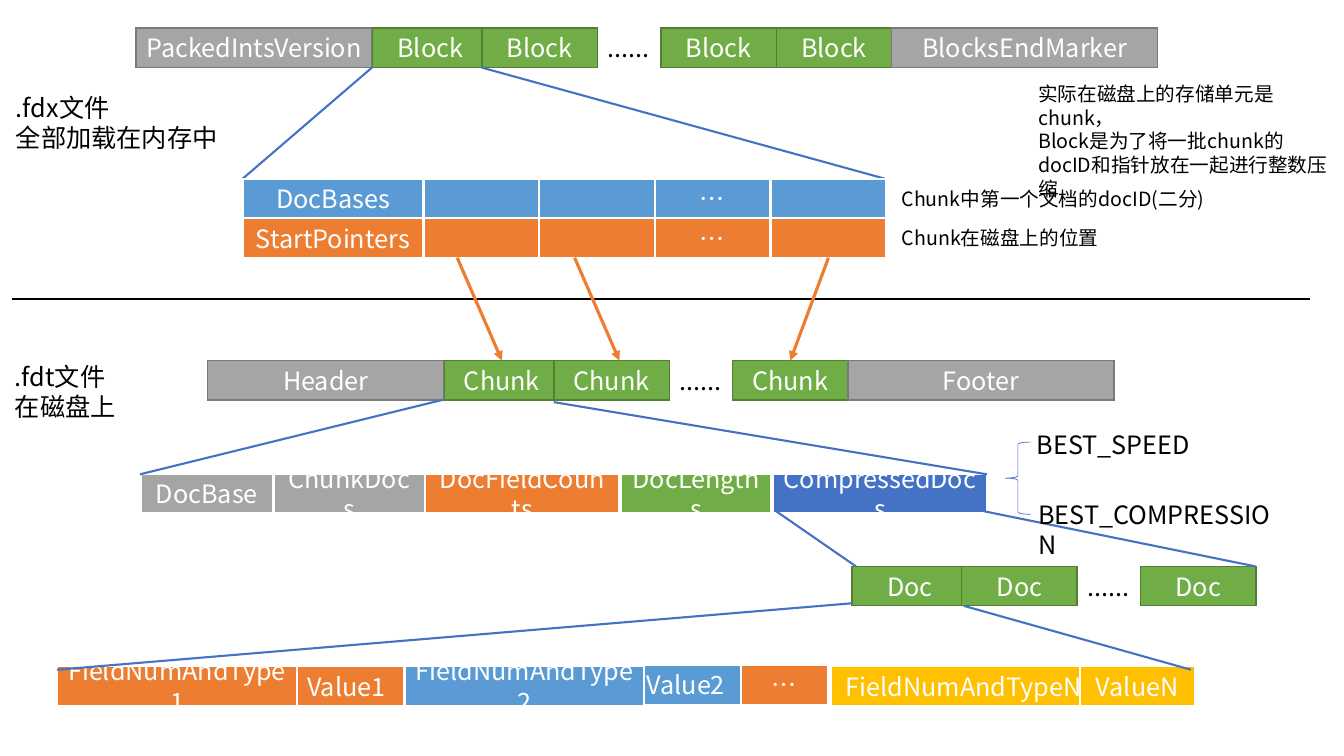
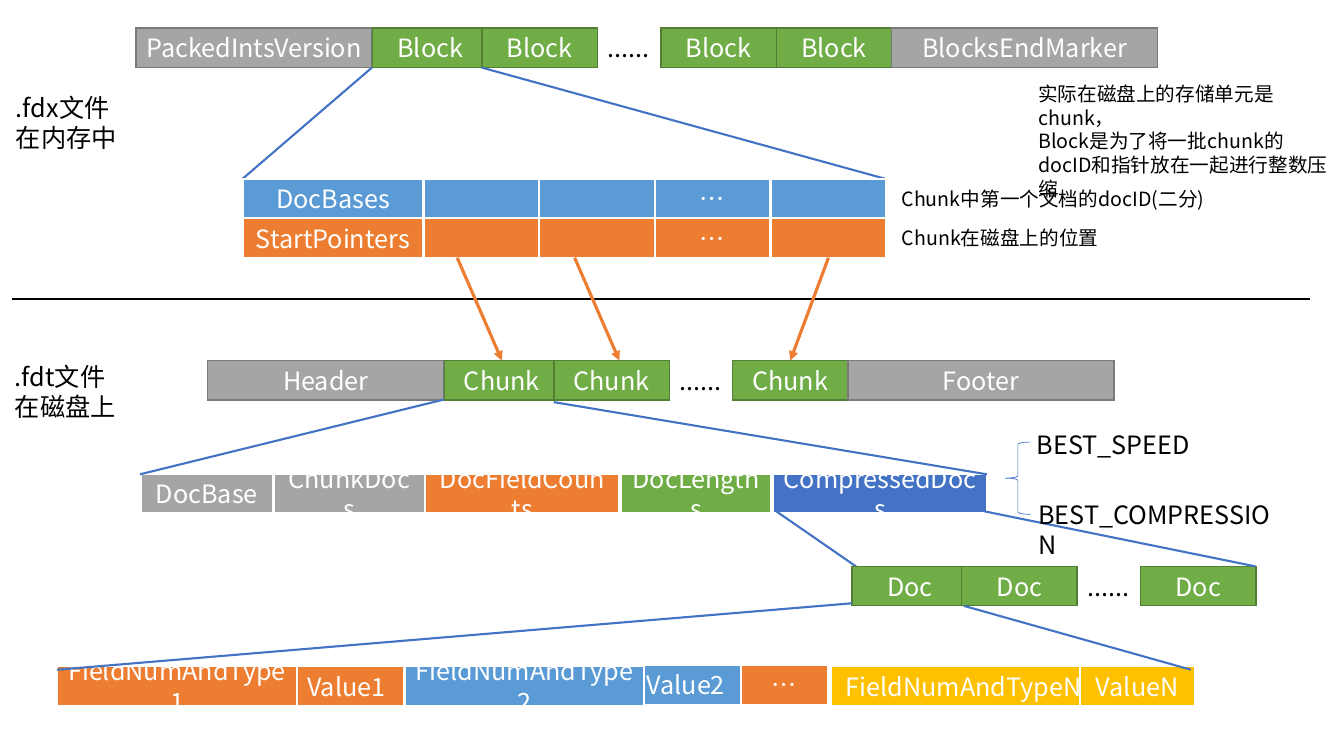
Before and after one commit to zouxiang1993/lucene-8.0.0, a slide deck: slide 15 of core/notes/lucene/codec/索引文件格式/Lucene索引文件.pptx (slide 9 before the commit). Drawn at 1344x756 pixels with LibreOffice and Linux fonts; fonts in the diff are those of the drawing. Boxes give left, top, right and bottom in pixels: in the first picture for what was removed or moved away, otherwise in the second. Text is boxed around its words. In the diff, an @@ line names an element or a change of style, - is before the commit and + after.

```diff
--- a/core/notes/lucene/codec/索引文件格式/Lucene索引文件.pptx
+++ b/core/notes/lucene/codec/索引文件格式/Lucene索引文件.pptx
@@ text at <box>16,125,117,149</box>: text changed @@
-全部加载在内存中
+在内存中
```
Also in this commit, not shown: 6 other slides changed, 7 slides added, 3 other files.
